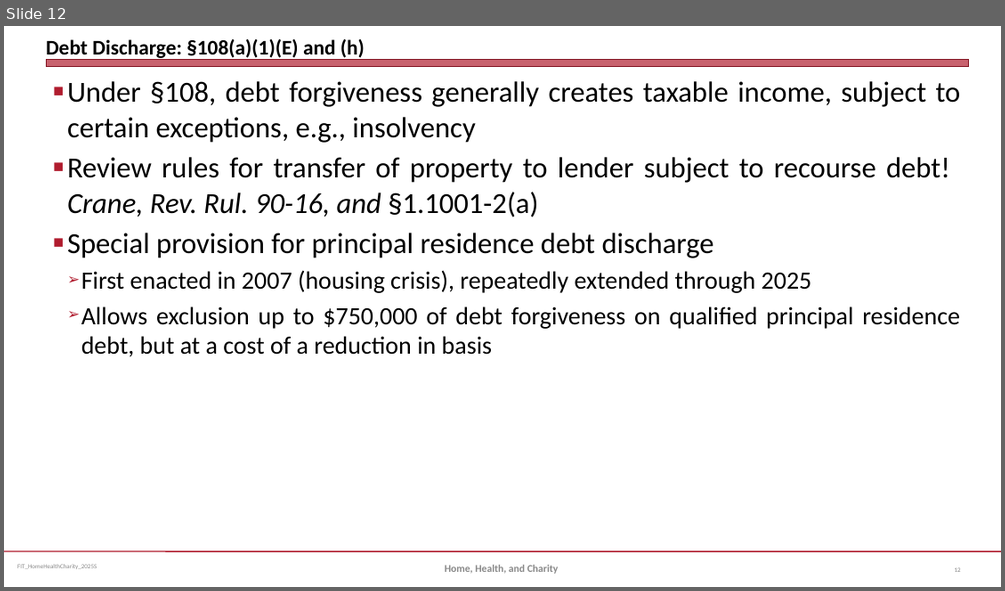
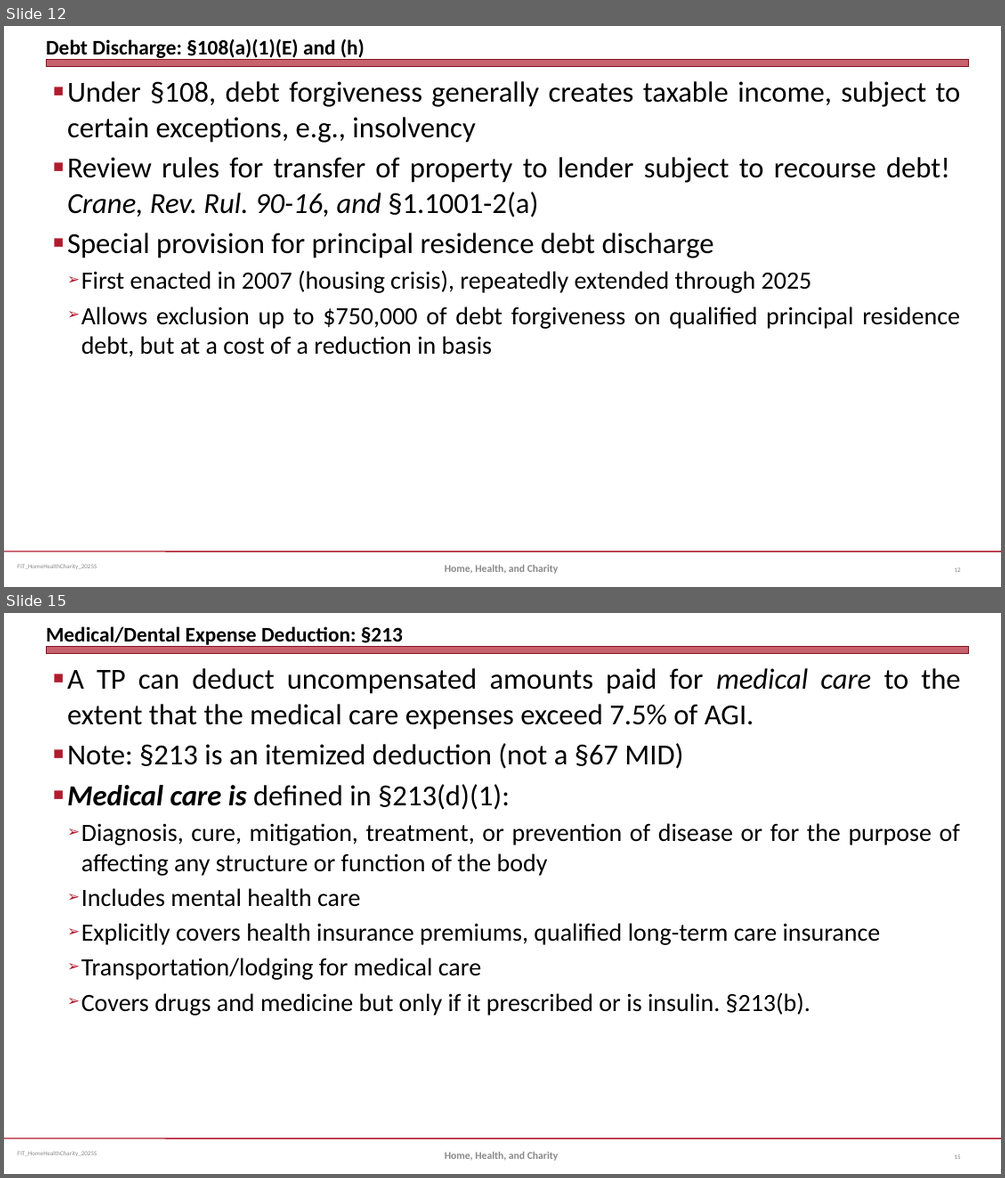
Before and after one commit to jmc877/Fed-Income-Tax, a slide deck: slides/FIT_HomeHealthCharity_2025S.pptx. Shown one above the other, each under a label of ours: slide 12 before the commit, slides 12 and 15 after it; the slides between them are not shown. The pictures are 1005x591 and 1005x1178 pixels, drawn with LibreOffice and Linux fonts; fonts in the diff are those of the drawing. Boxes give left, top, right and bottom in pixels: in the first picture for what was removed or moved away, otherwise in the second. Text is boxed around its words. In the diff, an @@ line names an element or a change of style, - is before the commit and + after.

```diff
--- a/slides/FIT_HomeHealthCharity_2025S.pptx
+++ b/slides/FIT_HomeHealthCharity_2025S.pptx
@@ slide 15 added at (x1=4, y1=613, x2=1001, y2=1174), background #FFFFFF; not listed: 3 template elements that a slide beside it also shows @@
@@ title added at (x1=46, y1=626, x2=403, y2=647), 20 pt, text #000000, bold @@
+Medical/Dental Expense Deduction: §213
@@ text added at (x1=67, y1=668, x2=960, y2=1015), 24 pt, text #000000 @@
+■ A TP can deduct uncompensated amounts paid for medical care to the extent that the medical care expenses exceed 7.5% of AGI.
+■ Note: §213 is an itemized deduction (not a §67 MID)
+■ Medical care is defined in §213(d)(1):
+  ➢ Diagnosis, cure, mitigation, treatment, or prevention of disease or for the purpose of affecting any structure or function of the body
+  ➢ Includes mental health care
+  ➢ Explicitly covers health insurance premiums, qualified long-term care insurance
+  ➢ Transportation/lodging for medical care
+  ➢ Covers drugs and medicine but only if it prescribed or is insulin. §213(b).
@@ text added at (x1=445, y1=1151, x2=558, y2=1160), 10 pt, text #898989, bold @@
+Home, Health, and Charity
@@ page number added at (x1=955, y1=1154, x2=961, y2=1159), 6 pt, text #808080 @@
+15
```
Also in this commit, not shown: 1 slide changed, 3 other slides added.
